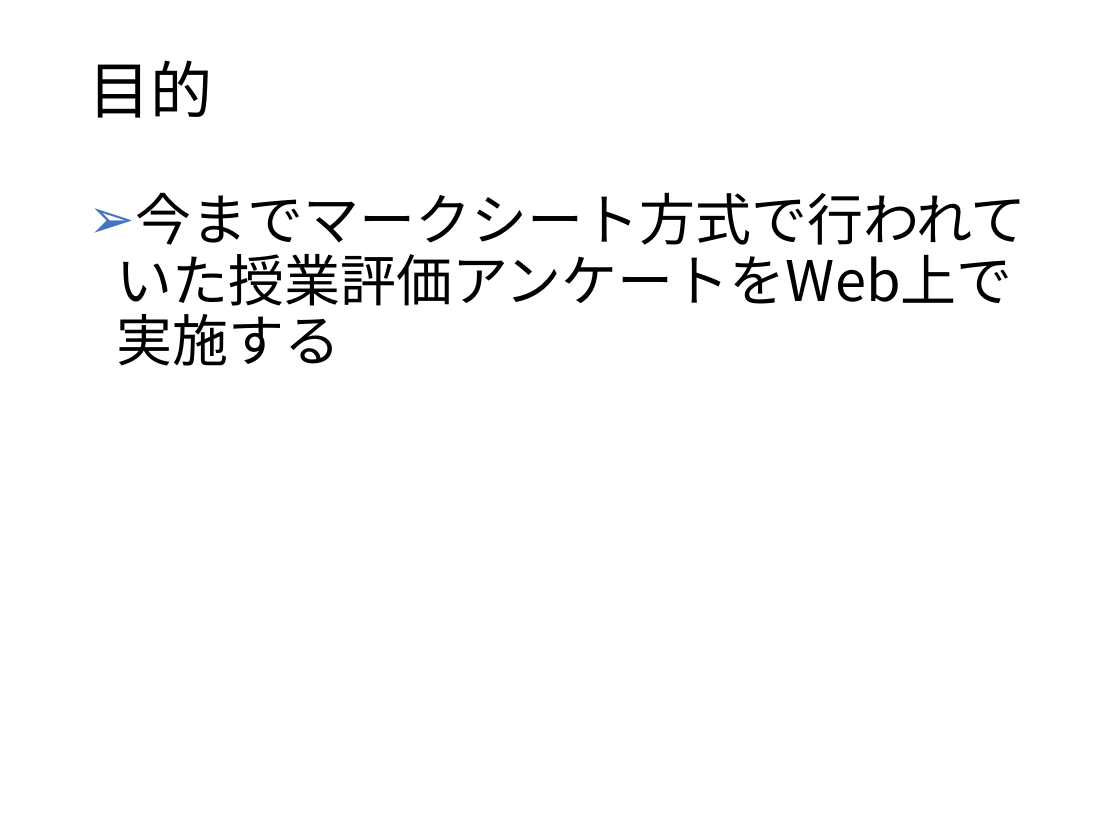
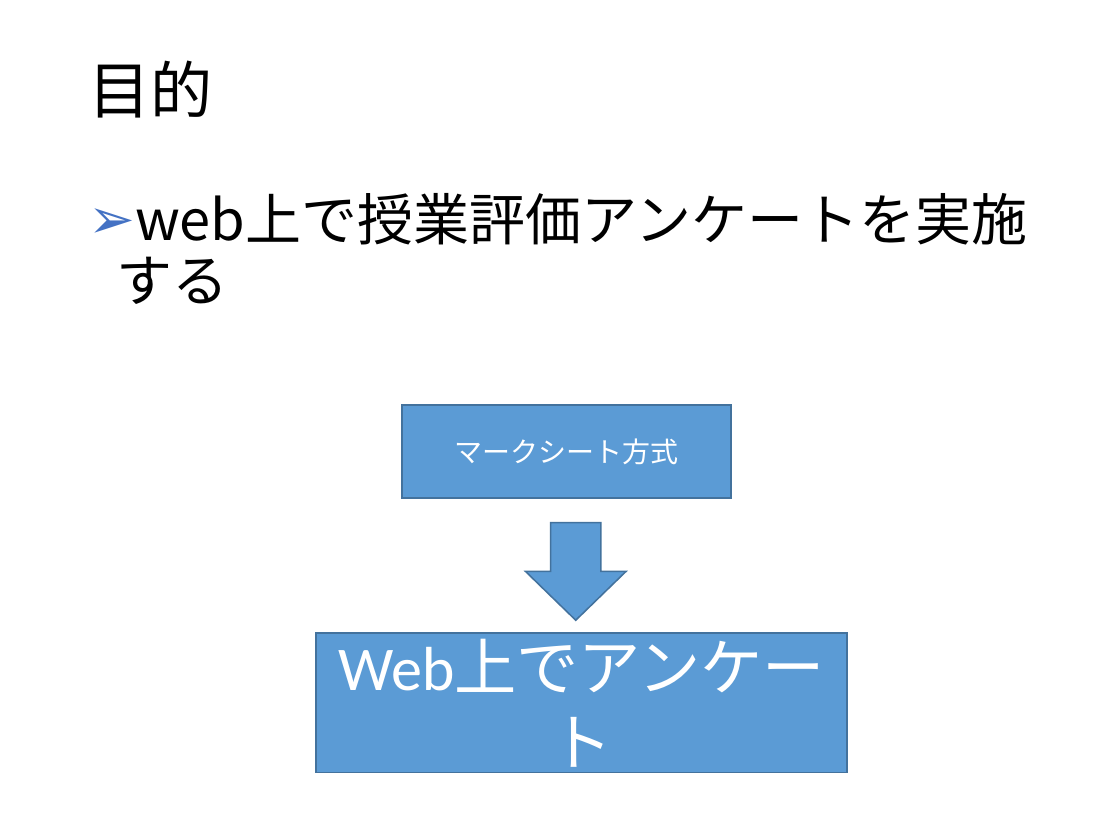
Before and after one commit to kazuwo/kosen-graduation-thesis, a slide deck: slide 2 of 卒業研究発表スライド.pptx. Drawn at 1120x840 pixels with LibreOffice and Linux fonts; fonts in the diff are those of the drawing. Boxes give left, top, right and bottom in pixels: in the first picture for what was removed or moved away, otherwise in the second. Text is boxed around its words. In the diff, an @@ line names an element or a change of style, - is before the commit and + after.

Commit message:
fix presentation slide

```diff
--- a/卒業研究発表スライド.pptx
+++ b/卒業研究発表スライド.pptx
@@ text at (116,192,1027,315): text changed @@
-➢ 今までマークシート方式で行われていた授業評価アンケートをWeb上で実施する
+➢ web上で授業評価アンケートを実施する
@@ rectangle added at (402,405,731,498), fill #5B9BD5, outline #43739E 1 pt, 18 pt, text #FFFFFF @@
+マークシート方式
@@ down arrow added at (525,523,626,620), fill #5B9BD5, outline #43739E 1 pt @@
@@ rectangle added at (316,633,847,772), fill #5B9BD5, outline #43739E 1 pt, 40 pt, text #FFFFFF @@
+Web上でアンケート
```
